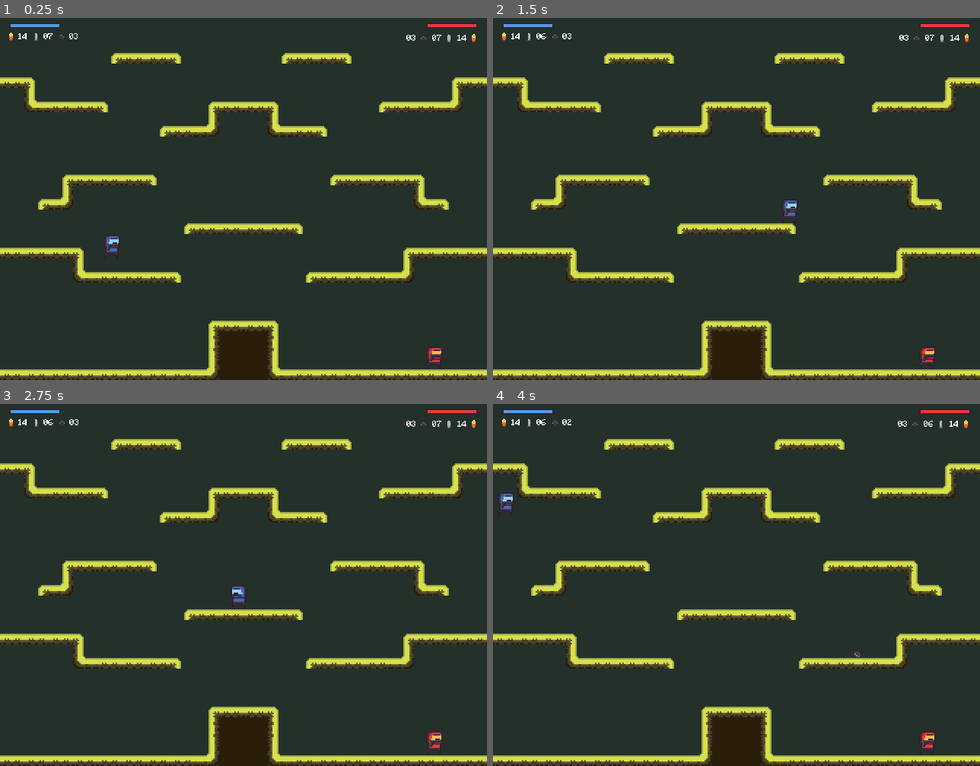
Above: before the commit, frames 1-4 (two rows, left to right).
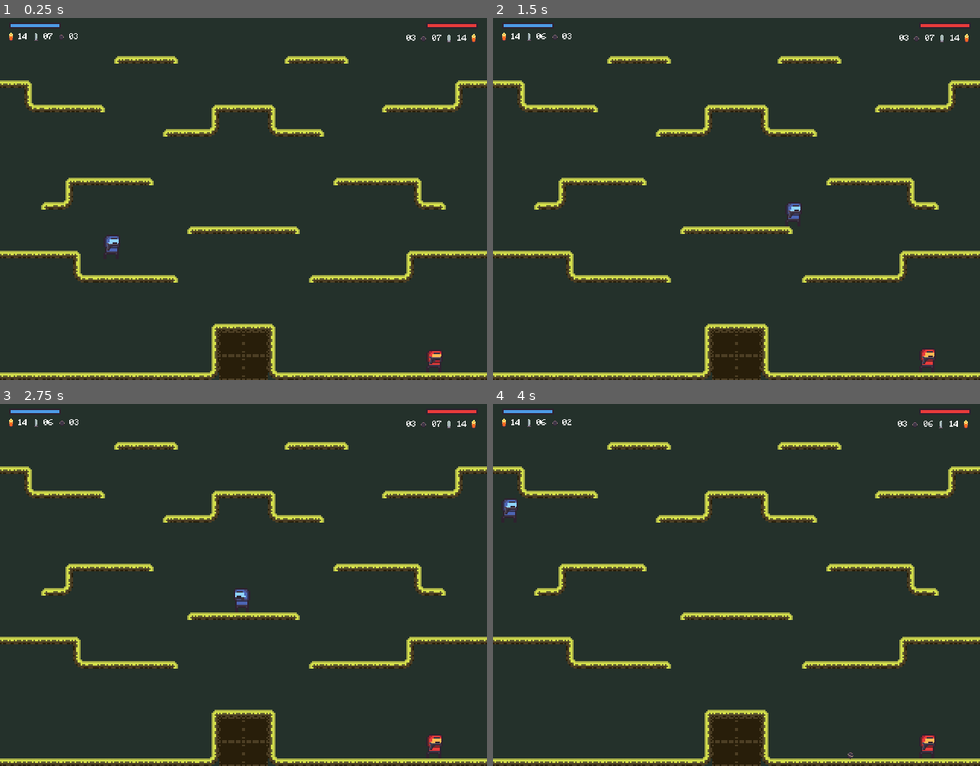
Above: after the commit, the same moments.

Repository: dm1nh/gunbattle
Game: Godot game, scene res://scenes/maps/forest.tscn
Two runs of this game, one before a commit and one after it. Both use one fixed random seed, a clock stepped at 60 frames per second and the inputs below. This scene is started directly instead of the project's main scene.
Inputs:
- Up to frame 1 (0.25 s): no input
- Up to frame 2 (1.5 s): hold D (b_right) from 0.53 s (still down); tap F (b_fire) at 0.6 s; tap W (b_jump) at 0.77 s; tap S (b_get_box) at 1.35 s
- Up to frame 3 (2.75 s): tap W (b_jump) at 1.52 s; release D (b_right) at 2.03 s; hold A (b_left) from 2.03 s (still down); tap H (b_swap_weapon) at 2.1 s
- Up to frame 4 (4 s): release A (b_left) at 2.78 s; hold D (b_right) from 2.78 s (still down); tap G (b_throw_grenade) at 2.85 s; tap W (b_jump) at 3.02, 3.77 s; tap / (r_fire) at 3.6 s

The runs differ from the first frame. In frame 1, 7.5% of the frame differs, in the area x 0-100%, y 9-100%; in frame 2, 7.6%; in frame 3, 7.6%; in frame 4, 7.7%.

Commit message:
fix: change tileset and collision shapes

Diff:
--- a/scenes/maps/forest.tscn
+++ b/scenes/maps/forest.tscn
@@ -9,70 +9,71 @@
 0:0/0 = 0
 0:0/0/physics_layer_0/linear_velocity = Vector2(0, 0)
 0:0/0/physics_layer_0/angular_velocity = 0.0
-0:0/0/physics_layer_0/polygon_0/points = PackedVector2Array(1.004, 8, 0.984314, 3.012, 3.03169, 0.964626, 8, 0.964626, 8, 8)
+0:0/0/physics_layer_0/polygon_0/points = PackedVector2Array(2.99908, 8, 2.99231, 5.02, 5.07929, 3.02498, 8, 3.012, 8, 8)
 1:0/0 = 0
 1:0/0/physics_layer_0/linear_velocity = Vector2(0, 0)
 1:0/0/physics_layer_0/angular_velocity = 0.0
-1:0/0/physics_layer_0/polygon_0/points = PackedVector2Array(-8, 1.004, 8, 1.004, 8, 8, -8, 8)
+1:0/0/physics_layer_0/polygon_0/points = PackedVector2Array(-8, 2.99908, 8, 2.964, 8, 8, -8, 8)
 2:0/0 = 0
 2:0/0/physics_layer_0/linear_velocity = Vector2(0, 0)
 2:0/0/physics_layer_0/angular_velocity = 0.0
-2:0/0/physics_layer_0/polygon_0/points = PackedVector2Array(-1.004, 8, -0.984314, 3.012, -3.03169, 0.964626, -8, 0.964626, -8, 8)
+2:0/0/physics_layer_0/polygon_0/points = PackedVector2Array(-2.99908, 8, -2.99231, 5.02, -5.07929, 3.02498, -8, 3.012, -8, 8)
 3:0/0 = 0
 3:0/0/physics_layer_0/linear_velocity = Vector2(0, 0)
 3:0/0/physics_layer_0/angular_velocity = 0.0
-3:0/0/physics_layer_0/polygon_0/points = PackedVector2Array(-8, -8, 8, -8, 8, -1.04337, -0.984313, -1.004, -0.984313, 8, -8, 8)
+3:0/0/physics_layer_0/polygon_0/points = PackedVector2Array(-8, -2.964, -7.01539, -4.99846, -5.016, -6.96277, -3.01662, -8, 8, -8, 8, -3.012, -2.008, -3.05137, -2.99231, -1.94894, -2.99231, 8, -8, 8)
 4:0/0 = 0
 4:0/0/physics_layer_0/linear_velocity = Vector2(0, 0)
 4:0/0/physics_layer_0/angular_velocity = 0.0
-4:0/0/physics_layer_0/polygon_0/points = PackedVector2Array(8, -1.004, -8, -1.004, -8, -8, 8, -8)
+4:0/0/physics_layer_0/polygon_0/points = PackedVector2Array(-8, -8, 8, -8, 8, -3.03416, -8, -2.99908)
 5:0/0 = 0
 5:0/0/physics_layer_0/linear_velocity = Vector2(0, 0)
 5:0/0/physics_layer_0/angular_velocity = 0.0
-5:0/0/physics_layer_0/polygon_0/points = PackedVector2Array(8, -8, -8, -8, -8, -1.04337, 0.984313, -1.004, 0.984313, 8, 8, 8)
+5:0/0/physics_layer_0/polygon_0/points = PackedVector2Array(8, -2.964, 7.01539, -4.99846, 5.016, -6.96277, 3.01662, -8, -8, -8, -8, -3.012, 2.008, -3.05137, 2.99231, -1.94894, 2.99231, 8, 8, 8)
 0:1/0 = 0
 0:1/0/physics_layer_0/linear_velocity = Vector2(0, 0)
 0:1/0/physics_layer_0/angular_velocity = 0.0
-0:1/0/physics_layer_0/polygon_0/points = PackedVector2Array(1.004, 8, 1.004, -8, 8, -8, 8, 8)
+0:1/0/physics_layer_0/polygon_0/points = PackedVector2Array(2.99908, 8, 2.964, -8, 8, -8, 8, 8)
 1:1/0 = 0
 1:1/0/physics_layer_0/linear_velocity = Vector2(0, 0)
 1:1/0/physics_layer_0/angular_velocity = 0.0
+1:1/0/physics_layer_0/polygon_0/points = PackedVector2Array(-8, -8, 8, -8, 8, 8, -8, 8)
 2:1/0 = 0
 2:1/0/physics_layer_0/linear_velocity = Vector2(0, 0)
 2:1/0/physics_layer_0/angular_velocity = 0.0
-2:1/0/physics_layer_0/polygon_0/points = PackedVector2Array(-1.004, -8, -1.004, 8, -8, 8, -8, -8)
+2:1/0/physics_layer_0/polygon_0/points = PackedVector2Array(-2.99908, -8, -2.964, 8, -8, 8, -8, -8)
 3:1/0 = 0
 3:1/0/physics_layer_0/linear_velocity = Vector2(0, 0)
 3:1/0/physics_layer_0/angular_velocity = 0.0
-3:1/0/physics_layer_0/polygon_0/points = PackedVector2Array(-1.004, -8, -1.004, 8, -8, 8, -8, -8)
+3:1/0/physics_layer_0/polygon_0/points = PackedVector2Array(-8, 8, -8, -8, -3.03416, -8, -2.99908, 8)
 5:1/0 = 0
 5:1/0/physics_layer_0/linear_velocity = Vector2(0, 0)
 5:1/0/physics_layer_0/angular_velocity = 0.0
-5:1/0/physics_layer_0/polygon_0/points = PackedVector2Array(1.004, 8, 1.004, -8, 8, -8, 8, 8)
+5:1/0/physics_layer_0/polygon_0/points = PackedVector2Array(8, -8, 8, 8, 3.03416, 8, 2.99908, -8)
 0:2/0 = 0
 0:2/0/physics_layer_0/linear_velocity = Vector2(0, 0)
 0:2/0/physics_layer_0/angular_velocity = 0.0
-0:2/0/physics_layer_0/polygon_0/points = PackedVector2Array(1.004, -8, 0.984314, -3.012, 3.03169, -0.964626, 8, -0.964626, 8, -8)
+0:2/0/physics_layer_0/polygon_0/points = PackedVector2Array(8, -2.99908, 5.02, -2.99231, 3.02498, -5.07929, 3.012, -8, 8, -8)
 1:2/0 = 0
 1:2/0/physics_layer_0/linear_velocity = Vector2(0, 0)
 1:2/0/physics_layer_0/angular_velocity = 0.0
-1:2/0/physics_layer_0/polygon_0/points = PackedVector2Array(8, -1.004, -8, -1.004, -8, -8, 8, -8)
+1:2/0/physics_layer_0/polygon_0/points = PackedVector2Array(8, -2.99908, -8, -2.964, -8, -8, 8, -8)
 2:2/0 = 0
 2:2/0/physics_layer_0/linear_velocity = Vector2(0, 0)
 2:2/0/physics_layer_0/angular_velocity = 0.0
-2:2/0/physics_layer_0/polygon_0/points = PackedVector2Array(-1.004, -8, -0.984314, -3.012, -3.03169, -0.964626, -8, -0.964626, -8, -8)
+2:2/0/physics_layer_0/polygon_0/points = PackedVector2Array(-2.99908, -8, -2.99231, -5.02, -5.07929, -3.02498, -8, -3.012, -8, -8)
 3:2/0 = 0
 3:2/0/physics_layer_0/linear_velocity = Vector2(0, 0)
 3:2/0/physics_layer_0/angular_velocity = 0.0
-3:2/0/physics_layer_0/polygon_0/points = PackedVector2Array(-8, 8, 8, 8, 8, 1.04337, -0.984313, 1.004, -0.984313, -8, -8, -8)
+3:2/0/physics_layer_0/polygon_0/points = PackedVector2Array(-8, 2.964, -7.01539, 4.99846, -5.016, 6.96277, -3.01662, 8, 8, 8, 8, 3.012, -2.008, 3.05137, -2.99231, 1.94894, -2.99231, -8, -8, -8)
 4:2/0 = 0
 4:2/0/physics_layer_0/linear_velocity = Vector2(0, 0)
 4:2/0/physics_layer_0/angular_velocity = 0.0
-4:2/0/physics_layer_0/polygon_0/points = PackedVector2Array(-8, 1.004, 8, 1.004, 8, 8, -8, 8)
+4:2/0/physics_layer_0/polygon_0/points = PackedVector2Array(8, 8, -8, 8, -8, 3.03416, 8, 2.99908)
 5:2/0 = 0
 5:2/0/physics_layer_0/linear_velocity = Vector2(0, 0)
 5:2/0/physics_layer_0/angular_velocity = 0.0
-5:2/0/physics_layer_0/polygon_0/points = PackedVector2Array(8, 8, -8, 8, -8, 1.04337, 0.984313, 1.004, 0.984313, -8, 8, -8)
+5:2/0/physics_layer_0/polygon_0/points = PackedVector2Array(8, 2.964, 7.01539, 4.99846, 5.016, 6.96277, 3.01662, 8, -8, 8, -8, 3.012, 2.008, 3.05137, 2.99231, 1.94894, 2.99231, -8, 8, -8)
 
 [sub_resource type="TileSet" id="TileSet_v6ews"]
 physics_layer_0/collision_layer = 8
Binary file changed: graphics/tilesets/forest.aseprite
Binary file changed: graphics/tilesets/forest.png
